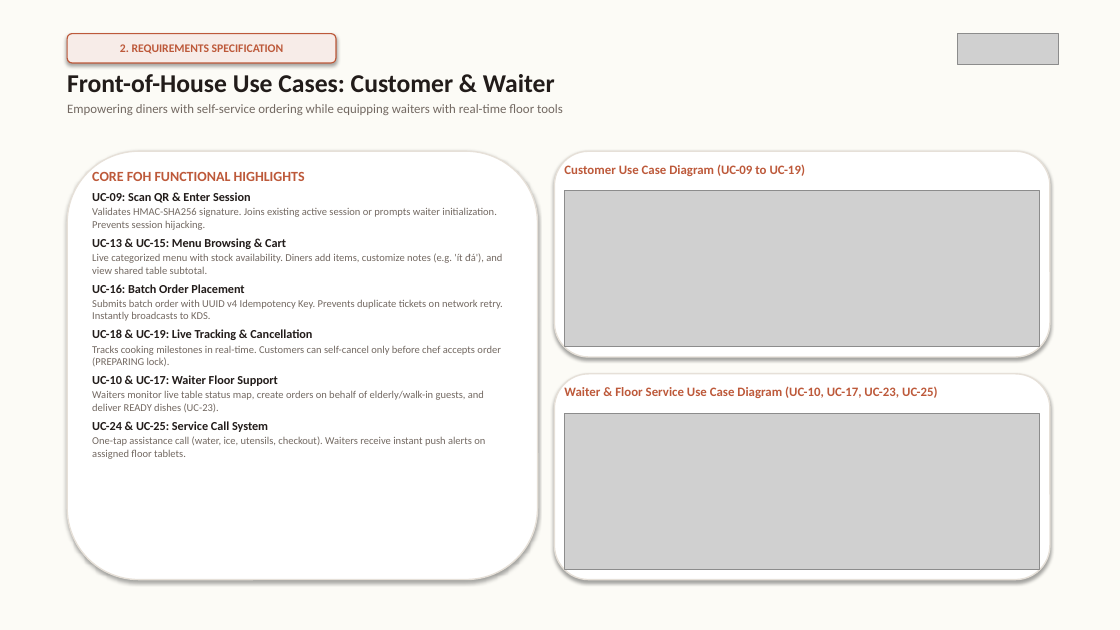
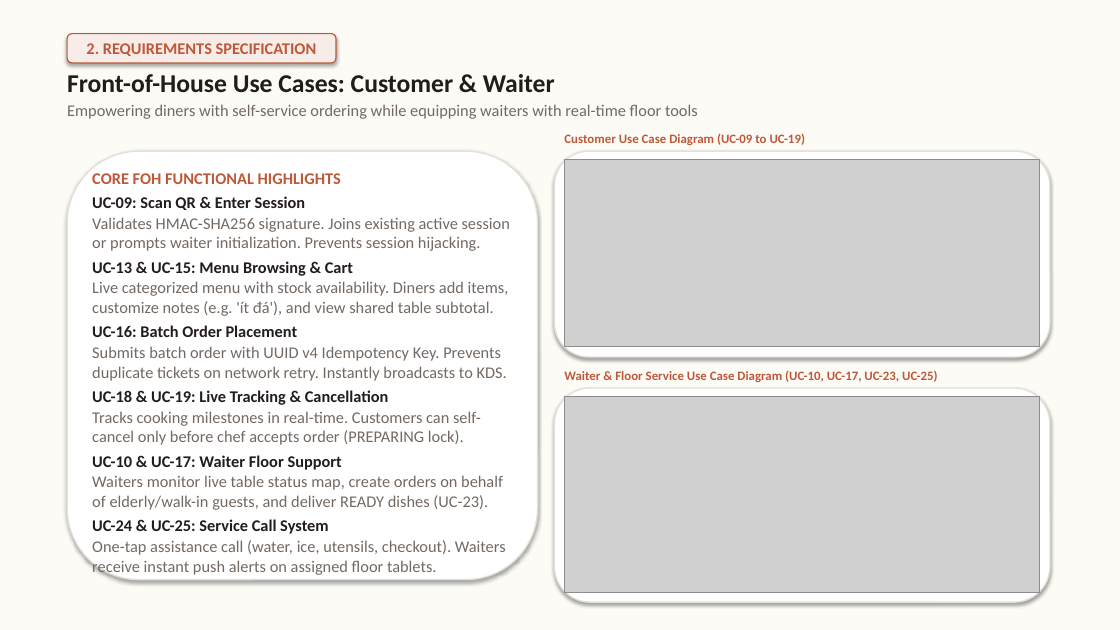
Before and after one commit to GROUP6-ROMS/Restaurant-Ordering-Management-System-ROMS, a slide deck: slide 5 of Documents/ROMS_Project_and_RDS_Overview.pptx. Drawn at 1120x630 pixels with LibreOffice and Linux fonts; fonts in the diff are those of the drawing; grey boxes stand for pictures. Boxes give left, top, right and bottom in pixels: in the first picture for what was removed or moved away, otherwise in the second. Text is boxed around its words. In the diff, an @@ line names an element or a change of style, - is before the commit and + after.

```diff
--- a/Documents/ROMS_Project_and_RDS_Overview.pptx
+++ b/Documents/ROMS_Project_and_RDS_Overview.pptx
@@ rounded rectangle "2. REQUIREMENTS SPECIFICATION" at (67, 34, 336, 63): size 10 to 14 pt @@
@@ picture removed at (958, 34, 1059, 65) @@
@@ text at (67, 104, 698, 119): size 11 to 14 pt in "Empowering diners with self-service ordering while equipping ..." @@
@@ text "Customer Use Case Diagram (UC-09 ...": place and size @@
-text "Customer Use Case Diagram (UC-09 ..." at (564, 164, 805, 176)
+text "Customer Use Case Diagram (UC-09 ..." at (564, 133, 805, 145)
@@ text "CORE FOH FUNCTIONAL HIGHLIGHTS" at (92, 173, 510, 577): size 12 to 14 pt in "CORE FOH FUNCTIONAL HIGHLIGHTS"; size 10.5 to 14 pt in "UC-09: Scan QR & Enter Session", "UC-13 & UC-15: Menu Browsing & Cart", "UC-16: Batch Order Placement", "UC-18 & UC-19: Live Tracking & Cancellation" and 2 more places; size 9 to 14 pt in "Validates HMAC-SHA256 signature. Joins existing active sessi ...", "Live categorized menu with stock availability. Diners ...", "Submits batch order with UUID v4 Idempotency ...", "Tracks cooking milestones in real-time. Customers can ..." and 2 more places @@
@@ picture: place and size @@
-picture at (565, 191, 1040, 347)
+picture at (565, 160, 1040, 347)
@@ rounded rectangle: place and size @@
-rounded rectangle at (555, 374, 1050, 580)
+rounded rectangle at (555, 388, 1050, 602)
@@ text "Waiter & Floor Service Use ...": place and size @@
-text "Waiter & Floor Service Use ..." at (564, 386, 937, 398)
+text "Waiter & Floor Service Use ..." at (564, 370, 937, 382)
@@ picture: place and size @@
-picture at (565, 413, 1040, 570)
+picture at (565, 397, 1040, 592)
```
Also in this commit, not shown: 16 other slides changed, 10 other files.
